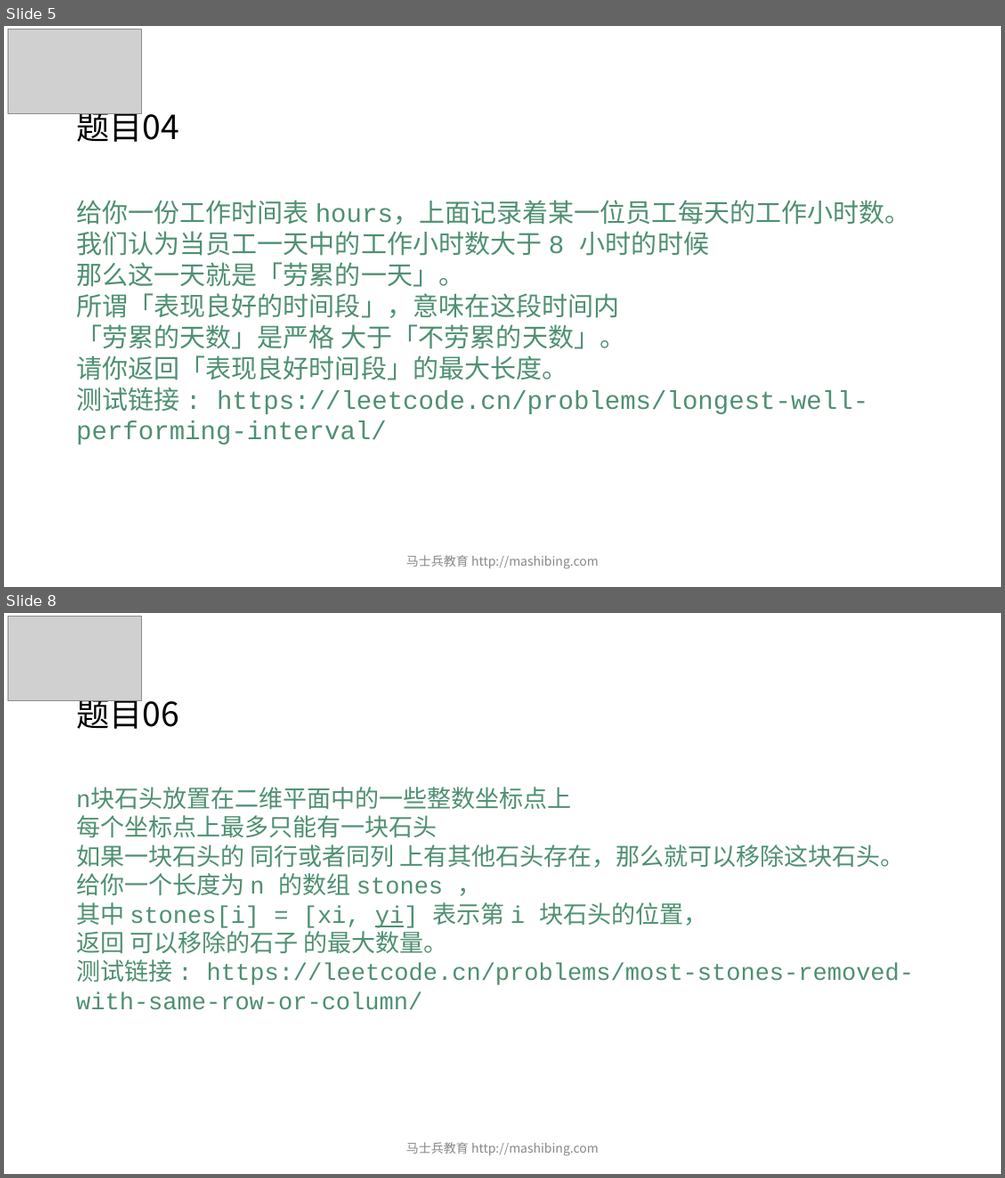
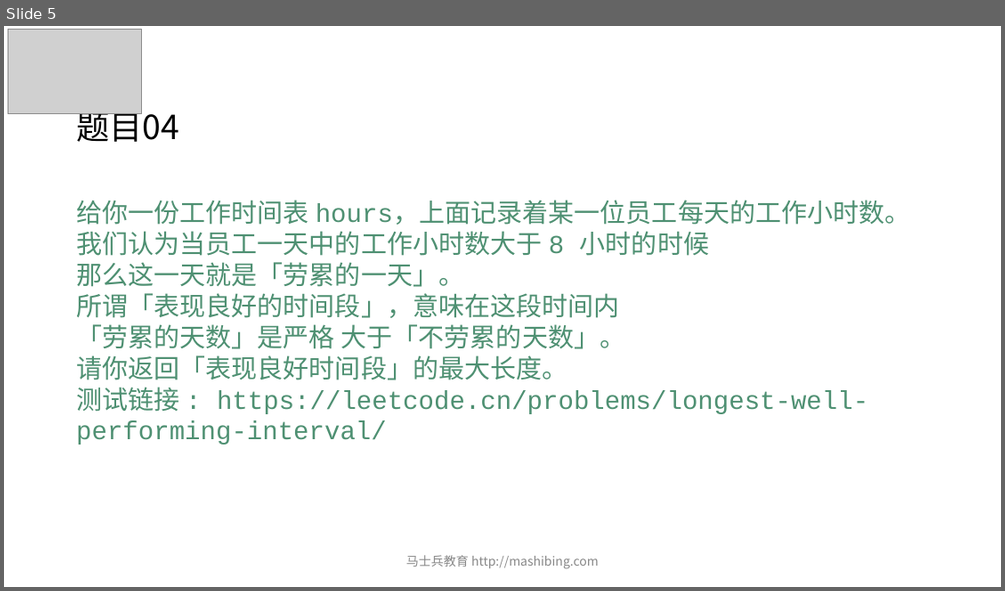
Before and after one commit to algorithmzuo/mca-algorithm-problems, a slide deck: 第03期/ppt/powerpoint/第05节 .pptx. Shown one above the other, each under a label of ours: slides 5 and 8 before the commit, slide 5 after it; the slides between them are not shown. The pictures are 1005x1178 and 1005x591 pixels, drawn with LibreOffice and Linux fonts; fonts in the diff are those of the drawing; grey boxes stand for pictures. Boxes give left, top, right and bottom in pixels: in the first picture for what was removed or moved away, otherwise in the second. Text is boxed around its words. In the diff, an @@ line names an element or a change of style, - is before the commit and + after.

```diff
--- a/第03期/ppt/powerpoint/第05节 .pptx
+++ b/第03期/ppt/powerpoint/第05节 .pptx
@@ slide 8 removed at box(4, 613, 1001, 1174), background #FFFFFF @@
@@ picture removed at box(8, 616, 142, 701) @@
@@ title removed at box(76, 692, 179, 729) @@
-题目06
@@ text removed at box(76, 790, 914, 1010) @@
-n块石头放置在二维平面中的一些整数坐标点上
-每个坐标点上最多只能有一块石头
-如果一块石头的 同行或者同列 上有其他石头存在，那么就可以移除这块石头。
-给你一个长度为 n 的数组 stones ，
-其中 stones[i] = [xi, yi] 表示第 i 块石头的位置，
-返回 可以移除的石子 的最大数量。
-测试链接 : https://leetcode.cn/problems/most-stones-removed-with-same-row-or-column/
@@ text removed at box(406, 1142, 599, 1156) @@
-马士兵教育 http://mashibing.com
```
Also in this commit, not shown: 2 slides changed, 3 other slides removed, 8 other files.
